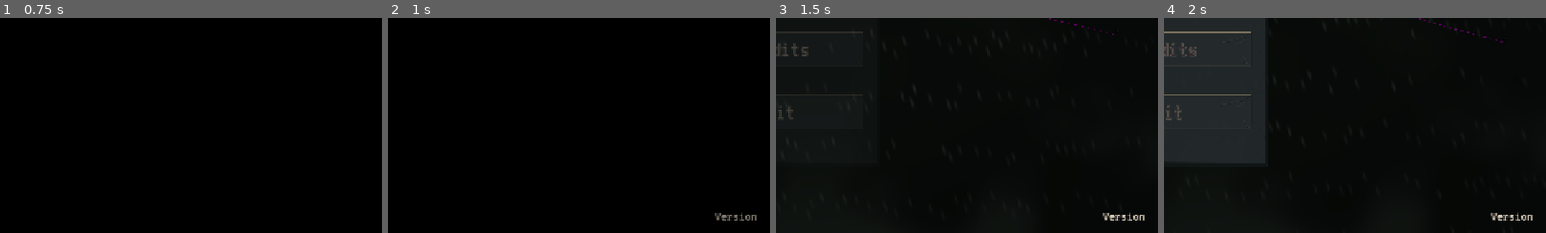
Above: before the commit, frames 1-4 (left to right).
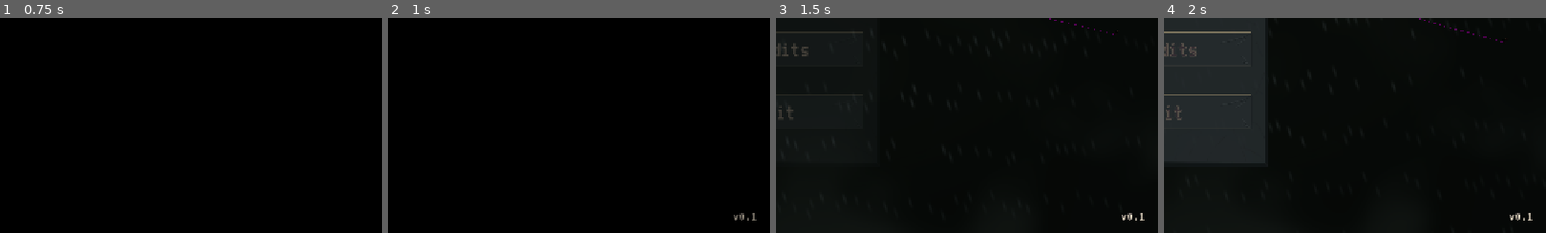
Above: after the commit, the same moments.

Repository: JeremyMarkWilcox/Tower-Defense
Game: Godot game, scene res://core/ui/boot.tscn
Same seed, same stepped clock (60 frames per second), same inputs: the game is played once before the commit and once after it. Sound files missing from this copy of the repository are replaced by a short silence.
Inputs (mouse positions are % of the whole screen's width and height, from its top left):
- Up to frame 1 (0.75 s): tap Enter at 0.5 s; move the mouse to (72, 45) at 0.52 s; hold Right (ui_right) from 0.53 s (still down); hold Space (thread_cut) from 0.53 s (still down); click (72, 45) at 0.67 s
- Up to frame 2 (1 s): keep holding Right (ui_right); keep holding Space (thread_cut)
- Up to frame 3 (1.5 s): move the mouse to (30, 55) at 1.27 s; release Right (ui_right) at 1.28 s; release Space (thread_cut) at 1.28 s; hold Down (ui_down) from 1.28 s (still down); tap E (thread_next) at 1.35 s
- Up to frame 4 (2 s): keep holding Down (ui_down)
The pictures show only the part of the screen within x 50-100%, y 50-100%; the shares and areas given below are measured in that part.

Frame 1 is identical in both runs. In frame 2, 0.3% of the frame differs, in the area x 85-97%, y 90-95%; in frame 3, 0.3%; in frame 4, 0.3%.

Commit message:
UI

Diff:
--- a/assets/2d_art/icon_scene/icon_studio.tscn
+++ b/assets/2d_art/icon_scene/icon_studio.tscn
@@ -1,11 +1,11 @@
 [gd_scene format=3 uid="uid://wpmnm2hv47p1"]
 
 [ext_resource type="Script" uid="uid://vd8np5p470ok" path="res://assets/2d_art/icon_scene/icon_studio.gd" id="1_iu8cu"]
-[ext_resource type="PackedScene" uid="uid://dcnixmhr20vy4" path="res://assets/3d_art/towers/fire_tower_lvl_2.glb" id="2_iu8cu"]
+[ext_resource type="PackedScene" uid="uid://cdi6agu61euh7" path="res://assets/3d_art/towers/ice_lvl_3.glb" id="2_iu8cu"]
 
 [sub_resource type="Environment" id="Environment_iu8cu"]
 background_mode = 1
-background_color = Color(1, 0.35000002, 0.35000002, 1)
+background_color = Color(0.45, 0.615, 1, 1)
 tonemap_agx_white = 16.5
 tonemap_agx_contrast = 11.75
 
@@ -20,7 +20,7 @@
 [node name="CameraLighting" type="Node3D" parent="SubViewport" unique_id=991075232]
 
 [node name="Camera3D" type="Camera3D" parent="SubViewport/CameraLighting" unique_id=1492725204]
-transform = Transform3D(0.7071068, -0.4055798, 0.579228, 0, 0.81915206, 0.57357645, -0.7071068, -0.4055798, 0.579228, 13.641866, 14.230847, 14.044094)
+transform = Transform3D(0.7071068, -0.4055798, 0.579228, 0, 0.81915206, 0.57357645, -0.7071068, -0.4055798, 0.579228, 13.310826, 13.93616, 13.354607)
 projection = 1
 size = 2.5
 
@@ -33,4 +33,4 @@
 [node name="WorldEnvironment" type="WorldEnvironment" parent="SubViewport/CameraLighting" unique_id=1628098895]
 environment = SubResource("Environment_iu8cu")
 
-[node name="FireTowerlvl2" parent="." unique_id=372017053 instance=ExtResource("2_iu8cu")]
+[node name="ice_lvl_3" parent="." unique_id=52570449 instance=ExtResource("2_iu8cu")]
--- a/core/ui/credits.tscn
+++ b/core/ui/credits.tscn
@@ -73,8 +73,7 @@
 [b]Art[/b]
 
 Environment, Towers, skeleton model,
- particle effects,
-and UI:
+ particle effects, and UI:
 Jericho Black
 
 Enemies Models and animation:
@@ -82,8 +81,9 @@
 
 
 [b]Music[/b]
-5 beautiful songs and ambience:
-LostEagle
+
+5 beautiful songs/ambience:
+E
 
 [b]Sound Effects[/b]
 
--- a/core/ui/title.gd
+++ b/core/ui/title.gd
@@ -17,6 +17,7 @@
 
 
 func _ready() -> void:
+	version_label.text = "v" + str(ProjectSettings.get_setting("application/config/version"))
 	Audio.play_music(music)
 	play_button.pressed.connect(_on_play_pressed)
 	settings_button.pressed.connect(func() -> void: MenuManager.open_menu(settings_menu))
--- a/game/data/towers/towers/tower_data.tres
+++ b/game/data/towers/towers/tower_data.tres
@@ -51,8 +51,6 @@
 cannon_hit_sound = SubResource("AudioStreamWAV_ykpdv")
 hit_volume_db = -15.0
 burn_duration = Array[float]([2.0, 3.0, 4.0])
-burn_tick_damage = Array[float]([1.0, 2.0, 3.0])
-burst_shots = Array[int]([1, 2, 3])
 burst_gap = 0.25
 slow_duration = Array[float]([2.0, 3.0, 4.0])
 slow_amount = Array[float]([0.3, 0.4, 0.5])
--- a/game/ui/tower_ui/tower_upgrade_panel.tscn
+++ b/game/ui/tower_ui/tower_upgrade_panel.tscn
@@ -3,10 +3,12 @@
 [ext_resource type="Theme" uid="uid://docepy01vs1ci" path="res://assets/theme/tower-defense_theme.tres" id="1_ptrbw"]
 [ext_resource type="Script" uid="uid://cj1j6fufnthmy" path="res://game/ui/tower_ui/tower_upgrade_panel.gd" id="2_ptrbw"]
 [ext_resource type="Texture2D" uid="uid://bfiq4pkqwy3ko" path="res://game/ui/tower_icons/fire_1.png" id="4_0ib7b"]
-[ext_resource type="Texture2D" uid="uid://bpn86ybn3cubb" path="res://game/ui/tower_icons/ice_2.png" id="4_w6j8b"]
-[ext_resource type="Texture2D" uid="uid://c6qsqa01nan1h" path="res://game/ui/tower_icons/fire_2.png" id="5_kw2rl"]
+[ext_resource type="Texture2D" uid="uid://baapsia75jl2s" path="res://game/ui/tower_icons/ice_2.png" id="4_w6j8b"]
+[ext_resource type="Texture2D" uid="uid://crfiwdqfuxjr4" path="res://game/ui/tower_icons/fire_2.png" id="5_kw2rl"]
 [ext_resource type="Script" uid="uid://dk4s2ki7pue8l" path="res://game/ui/tower_ui/upgrade_option.gd" id="5_wu06l"]
-[ext_resource type="Texture2D" uid="uid://b6e4efwm3rpd7" path="res://game/ui/tower_icons/ice_1.png" id="6_wu06l"]
+[ext_resource type="Texture2D" uid="uid://c6qsqa01nan1h" path="res://game/ui/tower_icons/fire_3.png" id="6_0ib7b"]
+[ext_resource type="Texture2D" uid="uid://fsonvf8nbc3w" path="res://game/ui/tower_icons/ice_1.png" id="6_wu06l"]
+[ext_resource type="Texture2D" uid="uid://tvub7eu2r3fl" path="res://game/ui/tower_icons/ice_3.png" id="9_kw2rl"]
 
 [node name="TowerUpgradePanel" type="PanelContainer" unique_id=501736015 node_paths=PackedStringArray("stats_label", "fire_option", "ice_option", "close_button")]
 custom_minimum_size = Vector2(500, 600)
@@ -62,7 +64,9 @@
 level_1_icon = ExtResource("4_0ib7b")
 level_1_description = "Damage a single target with fire."
 level_2_icon = ExtResource("5_kw2rl")
-level_2_description = "Damages 3 targets with fire."
+level_2_description = "Damages 2 targets with fire."
+level_3_icon = ExtResource("6_0ib7b")
+level_3_description = "Damages 3 targets with fire."
 
 [node name="Info" type="HBoxContainer" parent="MarginContainer/VBoxContainer/FireOption" unique_id=1715845017]
 custom_minimum_size = Vector2(300, 0)
@@ -126,10 +130,12 @@
 button = NodePath("Info/Details/UpgradeButton")
 level_1_icon = ExtResource("6_wu06l")
 level_1_name = "Ice Tower"
-level_1_description = "Slows + dmg a single target."
+level_1_description = "Slows + dmg a small group."
 level_2_icon = ExtResource("4_w6j8b")
 level_2_name = "Ice Tower II"
-level_2_description = "Slows + dmg a multiple targets."
+level_2_description = "Slows + dmg a medium group."
+level_3_icon = ExtResource("9_kw2rl")
+level_3_description = "Slows + dmg a large group."
 
 [node name="Info" type="HBoxContainer" parent="MarginContainer/VBoxContainer/IceOption" unique_id=1014188501]
 custom_minimum_size = Vector2(300, 0)
--- a/project.godot
+++ b/project.godot
@@ -10,7 +10,7 @@
 
 [application]
 
-config/name="Tower Defense Wild Jam"
+config/name="Hallowed Arrival "
 config/version="0.1"
 run/main_scene="uid://bc7gq4vhepj5j"
 config/features=PackedStringArray("4.7", "GL Compatibility")
Binary file changed: game/ui/tower_icons/fire_2.png
Not shown, changed: game/ui/tower_icons/fire_2.png.import
Binary file added: game/ui/tower_icons/fire_3.png
Not shown, added: game/ui/tower_icons/fire_3.png.import
Binary file changed: game/ui/tower_icons/ice_1.png
Not shown, changed: game/ui/tower_icons/ice_1.png.import
Binary file changed: game/ui/tower_icons/ice_2.png
Not shown, changed: game/ui/tower_icons/ice_2.png.import
Binary file added: game/ui/tower_icons/ice_3.png
Not shown, added: game/ui/tower_icons/ice_3.png.import
